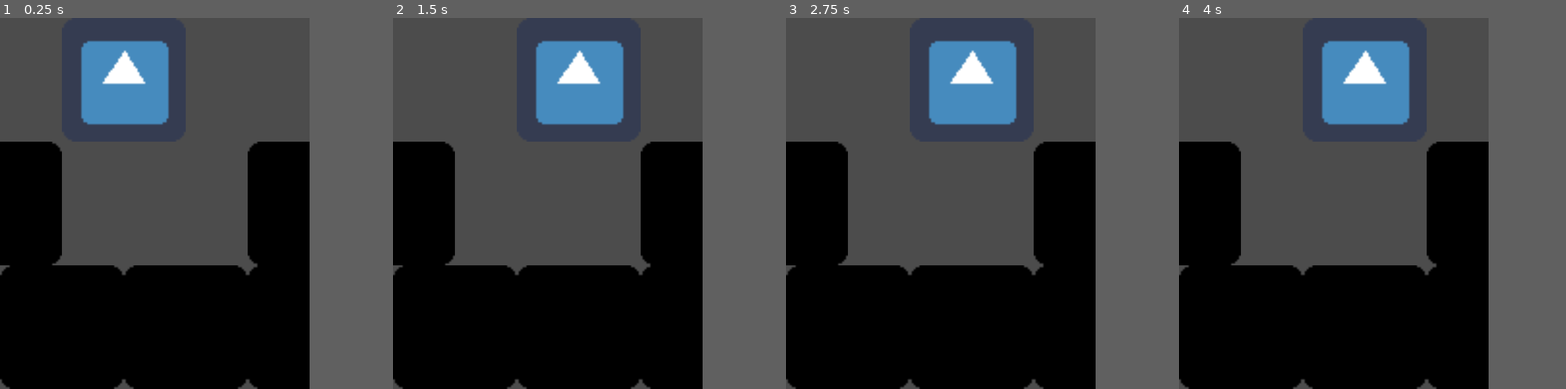
Above: before the commit, frames 1-4 (left to right).
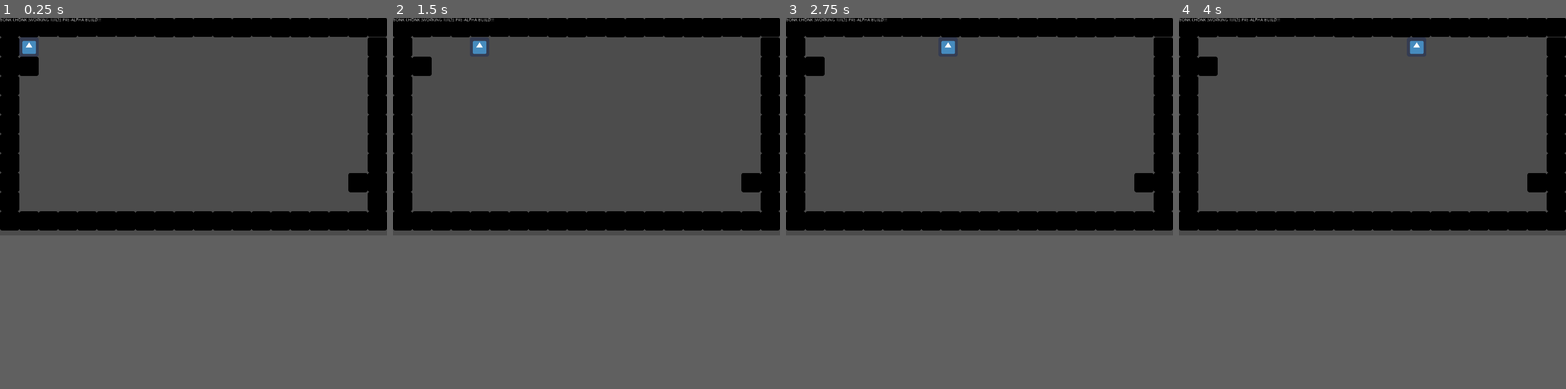
Above: after the commit, the same moments.

Repository: why-is-wy-taken/bonk-chonk
Game: Godot game, scene res://World.tscn
The game is run twice, just before and just after one commit, with the same random seed, the same clock (stepped at 60 frames per second) and the same inputs. The engine's default icon, where the game draws it, is replaced by a stand-in: a white triangle on a blue panel in a dark square.
Inputs:
- Up to frame 1 (0.25 s): no input
- Up to frame 2 (1.5 s): tap Enter at 0.5 s; hold Right (ui_right) from 0.53 s (still down); tap Up (ui_up) at 0.77 s
- Up to frame 3 (2.75 s): tap Up (ui_up) at 1.52 s; release Right (ui_right) at 2.03 s; hold Left (ui_left) from 2.03 s (still down)
- Up to frame 4 (4 s): release Left (ui_left) at 2.78 s; hold Right (ui_right) from 2.78 s (still down); tap Up (ui_up) at 3.02, 3.77 s
In our replay, the window is 640x768 before the commit and 800x450 after it. These sizes can differ from the game's own. Grey fills any space a smaller window leaves; there, only what the larger window draws over its background counts as a difference.

The runs differ from the first frame. In frame 1, 28% of the frame differs, in the area x 0-100%, y 0-100%; in frame 2, 28%; in frame 3, 28%; in frame 4, 28%.

Commit message:
Fixed stuck on walls bug

Diff:
--- a/World.tscn
+++ b/World.tscn
@@ -13,13 +13,14 @@
 [node name="World" type="Node"]
 
 [node name="Player" type="KinematicBody2D" parent="."]
-position = Vector2( 64, 32 )
+position = Vector2( 96, 96 )
 script = ExtResource( 2 )
 __meta__ = {
 "_edit_group_": true
 }
 
 [node name="CollisionShape2D" type="CollisionShape2D" parent="Player"]
+scale = Vector2( 0.98, 0.98 )
 shape = SubResource( 1 )
 
 [node name="Sprite" type="Sprite" parent="Player"]
@@ -28,78 +29,414 @@
 [node name="Walls" type="Node" parent="."]
 
 [node name="Wall01" type="StaticBody2D" parent="Walls"]
+position = Vector2( 32, 32 )
+script = ExtResource( 3 )
+__meta__ = {
+"_edit_group_": true
+}
+
+[node name="CollisionShape2D" type="CollisionShape2D" parent="Walls/Wall01"]
+shape = SubResource( 2 )
+
+[node name="Sprite" type="Sprite" parent="Walls/Wall01"]
+modulate = Color( 0, 0, 0, 1 )
+self_modulate = Color( 0, 0, 0, 1 )
+texture = ExtResource( 1 )
+
+[node name="Wall11" type="StaticBody2D" parent="Walls"]
+position = Vector2( 1184, 672 )
+__meta__ = {
+"_edit_group_": true
+}
+
+[node name="CollisionShape2D" type="CollisionShape2D" parent="Walls/Wall11"]
+shape = SubResource( 2 )
+
+[node name="Sprite" type="Sprite" parent="Walls/Wall11"]
+modulate = Color( 0, 0, 0, 1 )
+self_modulate = Color( 0, 0, 0, 1 )
+texture = ExtResource( 1 )
+
+[node name="Wall02" type="StaticBody2D" parent="Walls"]
+position = Vector2( 96, 32 )
+__meta__ = {
+"_edit_group_": true
+}
+
+[node name="CollisionShape2D" type="CollisionShape2D" parent="Walls/Wall02"]
+shape = SubResource( 2 )
+
+[node name="Sprite" type="Sprite" parent="Walls/Wall02"]
+modulate = Color( 0, 0, 0, 1 )
+self_modulate = Color( 0, 0, 0, 1 )
+texture = ExtResource( 1 )
+
+[node name="Wall03" type="StaticBody2D" parent="Walls"]
+position = Vector2( 32, 96 )
+__meta__ = {
+"_edit_group_": true
+}
+
+[node name="CollisionShape2D" type="CollisionShape2D" parent="Walls/Wall03"]
+shape = SubResource( 2 )
+
+[node name="Sprite" type="Sprite" parent="Walls/Wall03"]
+modulate = Color( 0, 0, 0, 1 )
+self_modulate = Color( 0, 0, 0, 1 )
+texture = ExtResource( 1 )
+
+[node name="Wall04" type="StaticBody2D" parent="Walls"]
+position = Vector2( 96, 160 )
+__meta__ = {
+"_edit_group_": true
+}
+
+[node name="CollisionShape2D" type="CollisionShape2D" parent="Walls/Wall04"]
+shape = SubResource( 2 )
+
+[node name="Sprite" type="Sprite" parent="Walls/Wall04"]
+modulate = Color( 0, 0, 0, 1 )
+self_modulate = Color( 0, 0, 0, 1 )
+texture = ExtResource( 1 )
+
+[node name="Wall25" type="StaticBody2D" parent="Walls"]
+position = Vector2( 480, 672 )
+__meta__ = {
+"_edit_group_": true
+}
+
+[node name="CollisionShape2D" type="CollisionShape2D" parent="Walls/Wall25"]
+shape = SubResource( 2 )
+
+[node name="Sprite" type="Sprite" parent="Walls/Wall25"]
+modulate = Color( 0, 0, 0, 1 )
+self_modulate = Color( 0, 0, 0, 1 )
+texture = ExtResource( 1 )
+
+[node name="Wall28" type="StaticBody2D" parent="Walls"]
+position = Vector2( 928, 672 )
+__meta__ = {
+"_edit_group_": true
+}
+
+[node name="CollisionShape2D" type="CollisionShape2D" parent="Walls/Wall28"]
+shape = SubResource( 2 )
+
+[node name="Sprite" type="Sprite" parent="Walls/Wall28"]
+modulate = Color( 0, 0, 0, 1 )
+self_modulate = Color( 0, 0, 0, 1 )
+texture = ExtResource( 1 )
+
+[node name="Wall35" type="StaticBody2D" parent="Walls"]
+position = Vector2( 992, 672 )
+__meta__ = {
+"_edit_group_": true
+}
+
+[node name="CollisionShape2D" type="CollisionShape2D" parent="Walls/Wall35"]
+shape = SubResource( 2 )
+
+[node name="Sprite" type="Sprite" parent="Walls/Wall35"]
+modulate = Color( 0, 0, 0, 1 )
+self_modulate = Color( 0, 0, 0, 1 )
+texture = ExtResource( 1 )
+
+[node name="Wall29" type="StaticBody2D" parent="Walls"]
+position = Vector2( 864, 672 )
+__meta__ = {
+"_edit_group_": true
+}
+
+[node name="CollisionShape2D" type="CollisionShape2D" parent="Walls/Wall29"]
+shape = SubResource( 2 )
+
+[node name="Sprite" type="Sprite" parent="Walls/Wall29"]
+modulate = Color( 0, 0, 0, 1 )
+self_modulate = Color( 0, 0, 0, 1 )
+texture = ExtResource( 1 )
+
+[node name="Wall30" type="StaticBody2D" parent="Walls"]
+position = Vector2( 800, 672 )
+__meta__ = {
+"_edit_group_": true
+}
+
+[node name="CollisionShape2D" type="CollisionShape2D" parent="Walls/Wall30"]
+shape = SubResource( 2 )
+
+[node name="Sprite" type="Sprite" parent="Walls/Wall30"]
+modulate = Color( 0, 0, 0, 1 )
+self_modulate = Color( 0, 0, 0, 1 )
+texture = ExtResource( 1 )
+
+[node name="Wall31" type="StaticBody2D" parent="Walls"]
+position = Vector2( 736, 672 )
+__meta__ = {
+"_edit_group_": true
+}
+
+[node name="CollisionShape2D" type="CollisionShape2D" parent="Walls/Wall31"]
+shape = SubResource( 2 )
+
+[node name="Sprite" type="Sprite" parent="Walls/Wall31"]
+modulate = Color( 0, 0, 0, 1 )
+self_modulate = Color( 0, 0, 0, 1 )
+texture = ExtResource( 1 )
+
+[node name="Wall32" type="StaticBody2D" parent="Walls"]
+position = Vector2( 672, 672 )
+__meta__ = {
+"_edit_group_": true
+}
+
+[node name="CollisionShape2D" type="CollisionShape2D" parent="Walls/Wall32"]
+shape = SubResource( 2 )
+
+[node name="Sprite" type="Sprite" parent="Walls/Wall32"]
+modulate = Color( 0, 0, 0, 1 )
+self_modulate = Color( 0, 0, 0, 1 )
+texture = ExtResource( 1 )
+
+[node name="Wall33" type="StaticBody2D" parent="Walls"]
+position = Vector2( 608, 672 )
+__meta__ = {
+"_edit_group_": true
+}
+
+[node name="CollisionShape2D" type="CollisionShape2D" parent="Walls/Wall33"]
+shape = SubResource( 2 )
+
+[node name="Sprite" type="Sprite" parent="Walls/Wall33"]
+modulate = Color( 0, 0, 0, 1 )
+self_modulate = Color( 0, 0, 0, 1 )
+texture = ExtResource( 1 )
+
+[node name="Wall34" type="StaticBody2D" parent="Walls"]
+position = Vector2( 544, 672 )
+__meta__ = {
+"_edit_group_": true
+}
+
+[node name="CollisionShape2D" type="CollisionShape2D" parent="Walls/Wall34"]
+shape = SubResource( 2 )
+
+[node name="Sprite" type="Sprite" parent="Walls/Wall34"]
+modulate = Color( 0, 0, 0, 1 )
+self_modulate = Color( 0, 0, 0, 1 )
+texture = ExtResource( 1 )
+
+[node name="Wall26" type="StaticBody2D" parent="Walls"]
+position = Vector2( 416, 672 )
+__meta__ = {
+"_edit_group_": true
+}
+
+[node name="CollisionShape2D" type="CollisionShape2D" parent="Walls/Wall26"]
+shape = SubResource( 2 )
+
+[node name="Sprite" type="Sprite" parent="Walls/Wall26"]
+modulate = Color( 0, 0, 0, 1 )
+self_modulate = Color( 0, 0, 0, 1 )
+texture = ExtResource( 1 )
+
+[node name="Wall27" type="StaticBody2D" parent="Walls"]
+position = Vector2( 352, 672 )
+__meta__ = {
+"_edit_group_": true
+}
+
+[node name="CollisionShape2D" type="CollisionShape2D" parent="Walls/Wall27"]
+shape = SubResource( 2 )
+
+[node name="Sprite" type="Sprite" parent="Walls/Wall27"]
+modulate = Color( 0, 0, 0, 1 )
+self_modulate = Color( 0, 0, 0, 1 )
+texture = ExtResource( 1 )
+
+[node name="Wall12" type="StaticBody2D" parent="Walls"]
+position = Vector2( 288, 672 )
+__meta__ = {
+"_edit_group_": true
+}
+
+[node name="CollisionShape2D" type="CollisionShape2D" parent="Walls/Wall12"]
+shape = SubResource( 2 )
+
+[node name="Sprite" type="Sprite" parent="Walls/Wall12"]
+modulate = Color( 0, 0, 0, 1 )
+self_modulate = Color( 0, 0, 0, 1 )
+texture = ExtResource( 1 )
+
+[node name="Wall13" type="StaticBody2D" parent="Walls"]
+position = Vector2( 224, 672 )
+__meta__ = {
+"_edit_group_": true
+}
+
+[node name="CollisionShape2D" type="CollisionShape2D" parent="Walls/Wall13"]
+shape = SubResource( 2 )
+
+[node name="Sprite" type="Sprite" parent="Walls/Wall13"]
+modulate = Color( 0, 0, 0, 1 )
+self_modulate = Color( 0, 0, 0, 1 )
+texture = ExtResource( 1 )
+
+[node name="Wall14" type="StaticBody2D" parent="Walls"]
+position = Vector2( 160, 672 )
+__meta__ = {
+"_edit_group_": true
+}
+
+[node name="CollisionShape2D" type="CollisionShape2D" parent="Walls/Wall14"]
+shape = SubResource( 2 )
+
+[node name="Sprite" type="Sprite" parent="Walls/Wall14"]
+modulate = Color( 0, 0, 0, 1 )
+self_modulate = Color( 0, 0, 0, 1 )
+texture = ExtResource( 1 )
+
+[node name="Wall15" type="StaticBody2D" parent="Walls"]
+position = Vector2( 96, 672 )
+__meta__ = {
+"_edit_group_": true
+}
+
+[node name="CollisionShape2D" type="CollisionShape2D" parent="Walls/Wall15"]
+shape = SubResource( 2 )
+
+[node name="Sprite" type="Sprite" parent="Walls/Wall15"]
+modulate = Color( 0, 0, 0, 1 )
+self_modulate = Color( 0, 0, 0, 1 )
+texture = ExtResource( 1 )
+
+[node name="Wall16" type="StaticBody2D" parent="Walls"]
+position = Vector2( 32, 672 )
+__meta__ = {
+"_edit_group_": true
+}
+
+[node name="CollisionShape2D" type="CollisionShape2D" parent="Walls/Wall16"]
+shape = SubResource( 2 )
+
+[node name="Sprite" type="Sprite" parent="Walls/Wall16"]
+modulate = Color( 0, 0, 0, 1 )
+self_modulate = Color( 0, 0, 0, 1 )
+texture = ExtResource( 1 )
+
+[node name="Wall17" type="StaticBody2D" parent="Walls"]
+position = Vector2( 32, 608 )
+__meta__ = {
+"_edit_group_": true
+}
+
+[node name="CollisionShape2D" type="CollisionShape2D" parent="Walls/Wall17"]
+shape = SubResource( 2 )
+
+[node name="Sprite" type="Sprite" parent="Walls/Wall17"]
+modulate = Color( 0, 0, 0, 1 )
+self_modulate = Color( 0, 0, 0, 1 )
+texture = ExtResource( 1 )
+
+[node name="Wall18" type="StaticBody2D" parent="Walls"]
+position = Vector2( 32, 544 )
+__meta__ = {
+"_edit_group_": true
+}
+
+[node name="CollisionShape2D" type="CollisionShape2D" parent="Walls/Wall18"]
+shape = SubResource( 2 )
+
+[node name="Sprite" type="Sprite" parent="Walls/Wall18"]
+modulate = Color( 0, 0, 0, 1 )
+self_modulate = Color( 0, 0, 0, 1 )
+texture = ExtResource( 1 )
+
+[node name="Wall19" type="StaticBody2D" parent="Walls"]
+position = Vector2( 32, 480 )
+__meta__ = {
+"_edit_group_": true
+}
+
+[node name="CollisionShape2D" type="CollisionShape2D" parent="Walls/Wall19"]
+shape = SubResource( 2 )
+
+[node name="Sprite" type="Sprite" parent="Walls/Wall19"]
+modulate = Color( 0, 0, 0, 1 )
+self_modulate = Color( 0, 0, 0, 1 )
+texture = ExtResource( 1 )
+
+[node name="Wall20" type="StaticBody2D" parent="Walls"]
+position = Vector2( 32, 416 )
+__meta__ = {
+"_edit_group_": true
+}
+
+[node name="CollisionShape2D" type="CollisionShape2D" parent="Walls/Wall20"]
+shape = SubResource( 2 )
+
+[node name="Sprite" type="Sprite" parent="Walls/Wall20"]
+modulate = Color( 0, 0, 0, 1 )
+self_modulate = Color( 0, 0, 0, 1 )
+texture = ExtResource( 1 )
+
+[node name="Wall21" type="StaticBody2D" parent="Walls"]
+position = Vector2( 32, 352 )
+__meta__ = {
+"_edit_group_": true
+}
+
+[node name="CollisionShape2D" type="CollisionShape2D" parent="Walls/Wall21"]
+shape = SubResource( 2 )
+
+[node name="Sprite" type="Sprite" parent="Walls/Wall21"]
+modulate = Color( 0, 0, 0, 1 )
+self_modulate = Color( 0, 0, 0, 1 )
+texture = ExtResource( 1 )
+
+[node name="Wall22" type="StaticBody2D" parent="Walls"]
+position = Vector2( 32, 288 )
+__meta__ = {
+"_edit_group_": true
+}
+
+[node name="CollisionShape2D" type="CollisionShape2D" parent="Walls/Wall22"]
+shape = SubResource( 2 )
+
+[node name="Sprite" type="Sprite" parent="Walls/Wall22"]
+modulate = Color( 0, 0, 0, 1 )
+self_modulate = Color( 0, 0, 0, 1 )
+texture = ExtResource( 1 )
+
+[node name="Wall23" type="StaticBody2D" parent="Walls"]
+position = Vector2( 32, 224 )
+__meta__ = {
+"_edit_group_": true
+}
+
+[node name="CollisionShape2D" type="CollisionShape2D" parent="Walls/Wall23"]
+shape = SubResource( 2 )
+
+[node name="Sprite" type="Sprite" parent="Walls/Wall23"]
+modulate = Color( 0, 0, 0, 1 )
+self_modulate = Color( 0, 0, 0, 1 )
+texture = ExtResource( 1 )
+
+[node name="Wall24" type="StaticBody2D" parent="Walls"]
 position = Vector2( 32, 160 )
-script = ExtResource( 3 )
-__meta__ = {
-"_edit_group_": true
-}
-
-[node name="CollisionShape2D" type="CollisionShape2D" parent="Walls/Wall01"]
-shape = SubResource( 2 )
-
-[node name="Sprite" type="Sprite" parent="Walls/Wall01"]
-modulate = Color( 0, 0, 0, 1 )
-self_modulate = Color( 0, 0, 0, 1 )
-texture = ExtResource( 1 )
-
-[node name="Wall11" type="StaticBody2D" parent="Walls"]
-position = Vector2( 576, 320 )
-__meta__ = {
-"_edit_group_": true
-}
-
-[node name="CollisionShape2D" type="CollisionShape2D" parent="Walls/Wall11"]
-shape = SubResource( 2 )
-
-[node name="Sprite" type="Sprite" parent="Walls/Wall11"]
-modulate = Color( 0, 0, 0, 1 )
-self_modulate = Color( 0, 0, 0, 1 )
-texture = ExtResource( 1 )
-
-[node name="Wall02" type="StaticBody2D" parent="Walls"]
-position = Vector2( 0, 96 )
-__meta__ = {
-"_edit_group_": true
-}
-
-[node name="CollisionShape2D" type="CollisionShape2D" parent="Walls/Wall02"]
-shape = SubResource( 2 )
-
-[node name="Sprite" type="Sprite" parent="Walls/Wall02"]
-modulate = Color( 0, 0, 0, 1 )
-self_modulate = Color( 0, 0, 0, 1 )
-texture = ExtResource( 1 )
-
-[node name="Wall03" type="StaticBody2D" parent="Walls"]
-position = Vector2( 96, 160 )
-__meta__ = {
-"_edit_group_": true
-}
-
-[node name="CollisionShape2D" type="CollisionShape2D" parent="Walls/Wall03"]
-shape = SubResource( 2 )
-
-[node name="Sprite" type="Sprite" parent="Walls/Wall03"]
-modulate = Color( 0, 0, 0, 1 )
-self_modulate = Color( 0, 0, 0, 1 )
-texture = ExtResource( 1 )
-
-[node name="Wall04" type="StaticBody2D" parent="Walls"]
-position = Vector2( 160, 160 )
-__meta__ = {
-"_edit_group_": true
-}
-
-[node name="CollisionShape2D" type="CollisionShape2D" parent="Walls/Wall04"]
-shape = SubResource( 2 )
-
-[node name="Sprite" type="Sprite" parent="Walls/Wall04"]
+__meta__ = {
+"_edit_group_": true
+}
+
+[node name="CollisionShape2D" type="CollisionShape2D" parent="Walls/Wall24"]
+shape = SubResource( 2 )
+
+[node name="Sprite" type="Sprite" parent="Walls/Wall24"]
 modulate = Color( 0, 0, 0, 1 )
 self_modulate = Color( 0, 0, 0, 1 )
 texture = ExtResource( 1 )
 
 [node name="Wall05" type="StaticBody2D" parent="Walls"]
-position = Vector2( 160, 96 )
+position = Vector2( 1184, 545 )
 __meta__ = {
 "_edit_group_": true
 }
@@ -113,7 +450,7 @@
 texture = ExtResource( 1 )
 
 [node name="Wall06" type="StaticBody2D" parent="Walls"]
-position = Vector2( 320, 384 )
+position = Vector2( 1248, 608 )
 __meta__ = {
 "_edit_group_": true
 }
@@ -127,7 +464,7 @@
 texture = ExtResource( 1 )
 
 [node name="Wall07" type="StaticBody2D" parent="Walls"]
-position = Vector2( 384, 384 )
+position = Vector2( 1056, 672 )
 __meta__ = {
 "_edit_group_": true
 }
@@ -141,7 +478,7 @@
 texture = ExtResource( 1 )
 
 [node name="Wall08" type="StaticBody2D" parent="Walls"]
-position = Vector2( 448, 384 )
+position = Vector2( 1120, 672 )
 __meta__ = {
 "_edit_group_": true
 }
@@ -155,7 +492,7 @@
 texture = ExtResource( 1 )
 
 [node name="Wall09" type="StaticBody2D" parent="Walls"]
-position = Vector2( 512, 384 )
+position = Vector2( 1248, 672 )
 __meta__ = {
 "_edit_group_": true
 }
@@ -169,7 +506,7 @@
 texture = ExtResource( 1 )
 
 [node name="Wall10" type="StaticBody2D" parent="Walls"]
-position = Vector2( 576, 384 )
+position = Vector2( 1248, 544 )
 __meta__ = {
 "_edit_group_": true
 }
@@ -181,3 +518,362 @@
 modulate = Color( 0, 0, 0, 1 )
 self_modulate = Color( 0, 0, 0, 1 )
 texture = ExtResource( 1 )
+
+[node name="Wall36" type="StaticBody2D" parent="Walls"]
+position = Vector2( 1248, 224 )
+__meta__ = {
+"_edit_group_": true
+}
+
+[node name="CollisionShape2D" type="CollisionShape2D" parent="Walls/Wall36"]
+shape = SubResource( 2 )
+
+[node name="Sprite" type="Sprite" parent="Walls/Wall36"]
+modulate = Color( 0, 0, 0, 1 )
+self_modulate = Color( 0, 0, 0, 1 )
+texture = ExtResource( 1 )
+
+[node name="Wall41" type="StaticBody2D" parent="Walls"]
+position = Vector2( 1248, 31 )
+__meta__ = {
+"_edit_group_": true
+}
+
+[node name="CollisionShape2D" type="CollisionShape2D" parent="Walls/Wall41"]
+shape = SubResource( 2 )
+
+[node name="Sprite" type="Sprite" parent="Walls/Wall41"]
+modulate = Color( 0, 0, 0, 1 )
+self_modulate = Color( 0, 0, 0, 1 )
+texture = ExtResource( 1 )
+
+[node name="Wall44" type="StaticBody2D" parent="Walls"]
+position = Vector2( 672, 31 )
+__meta__ = {
+"_edit_group_": true
+}
+
+[node name="CollisionShape2D" type="CollisionShape2D" parent="Walls/Wall44"]
+shape = SubResource( 2 )
+
+[node name="Sprite" type="Sprite" parent="Walls/Wall44"]
+modulate = Color( 0, 0, 0, 1 )
+self_modulate = Color( 0, 0, 0, 1 )
+texture = ExtResource( 1 )
+
+[node name="Wall53" type="StaticBody2D" parent="Walls"]
+position = Vector2( 160, 31 )
+__meta__ = {
+"_edit_group_": true
+}
+
+[node name="CollisionShape2D" type="CollisionShape2D" parent="Walls/Wall53"]
+shape = SubResource( 2 )
+
+[node name="Sprite" type="Sprite" parent="Walls/Wall53"]
+modulate = Color( 0, 0, 0, 1 )
+self_modulate = Color( 0, 0, 0, 1 )
+texture = ExtResource( 1 )
+
+[node name="Wall54" type="StaticBody2D" parent="Walls"]
+position = Vector2( 224, 32 )
+__meta__ = {
+"_edit_group_": true
+}
+
+[node name="CollisionShape2D" type="CollisionShape2D" parent="Walls/Wall54"]
+shape = SubResource( 2 )
+
+[node name="Sprite" type="Sprite" parent="Walls/Wall54"]
+modulate = Color( 0, 0, 0, 1 )
+self_modulate = Color( 0, 0, 0, 1 )
+texture = ExtResource( 1 )
+
+[node name="Wall55" type="StaticBody2D" parent="Walls"]
+position = Vector2( 288, 31 )
+__meta__ = {
+"_edit_group_": true
+}
+
+[node name="CollisionShape2D" type="CollisionShape2D" parent="Walls/Wall55"]
+shape = SubResource( 2 )
+
+[node name="Sprite" type="Sprite" parent="Walls/Wall55"]
+modulate = Color( 0, 0, 0, 1 )
+self_modulate = Color( 0, 0, 0, 1 )
+texture = ExtResource( 1 )
+
+[node name="Wall56" type="StaticBody2D" parent="Walls"]
+position = Vector2( 352, 31 )
+__meta__ = {
+"_edit_group_": true
+}
+
+[node name="CollisionShape2D" type="CollisionShape2D" parent="Walls/Wall56"]
+shape = SubResource( 2 )
+
+[node name="Sprite" type="Sprite" parent="Walls/Wall56"]
+modulate = Color( 0, 0, 0, 1 )
+self_modulate = Color( 0, 0, 0, 1 )
+texture = ExtResource( 1 )
+
+[node name="Wall57" type="StaticBody2D" parent="Walls"]
+position = Vector2( 416, 31 )
+__meta__ = {
+"_edit_group_": true
+}
+
+[node name="CollisionShape2D" type="CollisionShape2D" parent="Walls/Wall57"]
+shape = SubResource( 2 )
+
+[node name="Sprite" type="Sprite" parent="Walls/Wall57"]
+modulate = Color( 0, 0, 0, 1 )
+self_modulate = Color( 0, 0, 0, 1 )
+texture = ExtResource( 1 )
+
+[node name="Wall58" type="StaticBody2D" parent="Walls"]
+position = Vector2( 480, 31 )
+__meta__ = {
+"_edit_group_": true
+}
+
+[node name="CollisionShape2D" type="CollisionShape2D" parent="Walls/Wall58"]
+shape = SubResource( 2 )
+
+[node name="Sprite" type="Sprite" parent="Walls/Wall58"]
+modulate = Color( 0, 0, 0, 1 )
+self_modulate = Color( 0, 0, 0, 1 )
+texture = ExtResource( 1 )
+
+[node name="Wall59" type="StaticBody2D" parent="Walls"]
+position = Vector2( 544, 32 )
+__meta__ = {
+"_edit_group_": true
+}
+
+[node name="CollisionShape2D" type="CollisionShape2D" parent="Walls/Wall59"]
+shape = SubResource( 2 )
+
+[node name="Sprite" type="Sprite" parent="Walls/Wall59"]
+modulate = Color( 0, 0, 0, 1 )
+self_modulate = Color( 0, 0, 0, 1 )
+texture = ExtResource( 1 )
+
+[node name="Wall60" type="StaticBody2D" parent="Walls"]
+position = Vector2( 608, 32 )
+__meta__ = {
+"_edit_group_": true
+}
+
+[node name="CollisionShape2D" type="CollisionShape2D" parent="Walls/Wall60"]
+shape = SubResource( 2 )
+
+[node name="Sprite" type="Sprite" parent="Walls/Wall60"]
+modulate = Color( 0, 0, 0, 1 )
+self_modulate = Color( 0, 0, 0, 1 )
+texture = ExtResource( 1 )
+
+[node name="Wall45" type="StaticBody2D" parent="Walls"]
+position = Vector2( 736, 32 )
+__meta__ = {
+"_edit_group_": true
+}
+
+[node name="CollisionShape2D" type="CollisionShape2D" parent="Walls/Wall45"]
+shape = SubResource( 2 )
+
+[node name="Sprite" type="Sprite" parent="Walls/Wall45"]
+modulate = Color( 0, 0, 0, 1 )
+self_modulate = Color( 0, 0, 0, 1 )
+texture = ExtResource( 1 )
+
+[node name="Wall46" type="StaticBody2D" parent="Walls"]
+position = Vector2( 800, 32 )
+__meta__ = {
+"_edit_group_": true
+}
+
+[node name="CollisionShape2D" type="CollisionShape2D" parent="Walls/Wall46"]
+shape = SubResource( 2 )
+
+[node name="Sprite" type="Sprite" parent="Walls/Wall46"]
+modulate = Color( 0, 0, 0, 1 )
+self_modulate = Color( 0, 0, 0, 1 )
+texture = ExtResource( 1 )
+
+[node name="Wall47" type="StaticBody2D" parent="Walls"]
+position = Vector2( 864, 31 )
+__meta__ = {
+"_edit_group_": true
+}
+
+[node name="CollisionShape2D" type="CollisionShape2D" parent="Walls/Wall47"]
+shape = SubResource( 2 )
+
+[node name="Sprite" type="Sprite" parent="Walls/Wall47"]
+modulate = Color( 0, 0, 0, 1 )
+self_modulate = Color( 0, 0, 0, 1 )
+texture = ExtResource( 1 )
+
+[node name="Wall48" type="StaticBody2D" parent="Walls"]
+position = Vector2( 928, 32 )
+__meta__ = {
+"_edit_group_": true
+}
+
+[node name="CollisionShape2D" type="CollisionShape2D" parent="Walls/Wall48"]
+shape = SubResource( 2 )
+
+[node name="Sprite" type="Sprite" parent="Walls/Wall48"]
+modulate = Color( 0, 0, 0, 1 )
+self_modulate = Color( 0, 0, 0, 1 )
+texture = ExtResource( 1 )
+
+[node name="Wall49" type="StaticBody2D" parent="Walls"]
+position = Vector2( 992, 32 )
+__meta__ = {
+"_edit_group_": true
+}
+
+[node name="CollisionShape2D" type="CollisionShape2D" parent="Walls/Wall49"]
+shape = SubResource( 2 )
+
+[node name="Sprite" type="Sprite" parent="Walls/Wall49"]
+modulate = Color( 0, 0, 0, 1 )
+self_modulate = Color( 0, 0, 0, 1 )
+texture = ExtResource( 1 )
+
+[node name="Wall50" type="StaticBody2D" parent="Walls"]
+position = Vector2( 1056, 32 )
+__meta__ = {
+"_edit_group_": true
+}
+
+[node name="CollisionShape2D" type="CollisionShape2D" parent="Walls/Wall50"]
+shape = SubResource( 2 )
+
+[node name="Sprite" type="Sprite" parent="Walls/Wall50"]
+modulate = Color( 0, 0, 0, 1 )
+self_modulate = Color( 0, 0, 0, 1 )
+texture = ExtResource( 1 )
+
+[node name="Wall51" type="StaticBody2D" parent="Walls"]
+position = Vector2( 1120, 31 )
+__meta__ = {
+"_edit_group_": true
+}
+
+[node name="CollisionShape2D" type="CollisionShape2D" parent="Walls/Wall51"]
+shape = SubResource( 2 )
+
+[node name="Sprite" type="Sprite" parent="Walls/Wall51"]
+modulate = Color( 0, 0, 0, 1 )
+self_modulate = Color( 0, 0, 0, 1 )
+texture = ExtResource( 1 )
+
+[node name="Wall52" type="StaticBody2D" parent="Walls"]
+position = Vector2( 1184, 32 )
+__meta__ = {
+"_edit_group_": true
+}
+
+[node name="CollisionShape2D" type="CollisionShape2D" parent="Walls/Wall52"]
+shape = SubResource( 2 )
+
+[node name="Sprite" type="Sprite" parent="Walls/Wall52"]
+modulate = Color( 0, 0, 0, 1 )
+self_modulate = Color( 0, 0, 0, 1 )
+texture = ExtResource( 1 )
+
+[node name="Wall42" type="StaticBody2D" parent="Walls"]
+position = Vector2( 1248, 96 )
+__meta__ = {
+"_edit_group_": true
+}
+
+[node name="CollisionShape2D" type="CollisionShape2D" parent="Walls/Wall42"]
+shape = SubResource( 2 )
+
+[node name="Sprite" type="Sprite" parent="Walls/Wall42"]
+modulate = Color( 0, 0, 0, 1 )
+self_modulate = Color( 0, 0, 0, 1 )
+texture = ExtResource( 1 )
+
+[node name="Wall43" type="StaticBody2D" parent="Walls"]
+position = Vector2( 1248, 160 )
+__meta__ = {
+"_edit_group_": true
+}
+
+[node name="CollisionShape2D" type="CollisionShape2D" parent="Walls/Wall43"]
+shape = SubResource( 2 )
+
+[node name="Sprite" type="Sprite" parent="Walls/Wall43"]
+modulate = Color( 0, 0, 0, 1 )
+self_modulate = Color( 0, 0, 0, 1 )
+texture = ExtResource( 1 )
+
+[node name="Wall37" type="StaticBody2D" parent="Walls"]
+position = Vector2( 1248, 288 )
+__meta__ = {
+"_edit_group_": true
+}
+
+[node name="CollisionShape2D" type="CollisionShape2D" parent="Walls/Wall37"]
+shape = SubResource( 2 )
+
+[node name="Sprite" type="Sprite" parent="Walls/Wall37"]
+modulate = Color( 0, 0, 0, 1 )
+self_modulate = Color( 0, 0, 0, 1 )
+texture = ExtResource( 1 )
+
+[node name="Wall38" type="StaticBody2D" parent="Walls"]
+position = Vector2( 1248, 352 )
+__meta__ = {
+"_edit_group_": true
+}
+
+[node name="CollisionShape2D" type="CollisionShape2D" parent="Walls/Wall38"]
+shape = SubResource( 2 )
+
+[node name="Sprite" type="Sprite" parent="Walls/Wall38"]
+modulate = Color( 0, 0, 0, 1 )
+self_modulate = Color( 0, 0, 0, 1 )
+texture = ExtResource( 1 )
+
+[node name="Wall39" type="StaticBody2D" parent="Walls"]
+position = Vector2( 1248, 416 )
+__meta__ = {
+"_edit_group_": true
+}
+
+[node name="CollisionShape2D" type="CollisionShape2D" parent="Walls/Wall39"]
+shape = SubResource( 2 )
+
+[node name="Sprite" type="Sprite" parent="Walls/Wall39"]
+modulate = Color( 0, 0, 0, 1 )
+self_modulate = Color( 0, 0, 0, 1 )
+texture = ExtResource( 1 )
+
+[node name="Wall40" type="StaticBody2D" parent="Walls"]
+position = Vector2( 1248, 480 )
+__meta__ = {
+"_edit_group_": true
+}
+
+[node name="CollisionShape2D" type="CollisionShape2D" parent="Walls/Wall40"]
+shape = SubResource( 2 )
+
+[node name="Sprite" type="Sprite" parent="Walls/Wall40"]
+modulate = Color( 0, 0, 0, 1 )
+self_modulate = Color( 0, 0, 0, 1 )
+texture = ExtResource( 1 )
+
+[node name="Disclaimer" type="Label" parent="."]
+margin_right = 303.0
+margin_bottom = 14.0
+text = "Bonk Chonk (Working Title) PRE-ALPHA BUILD!!!"
+uppercase = true
+__meta__ = {
+"_edit_use_anchors_": false
+}
--- a/project.godot
+++ b/project.godot
@@ -21,10 +21,8 @@
 
 [display]
 
-window/size/width=160
-window/size/height=192
-window/size/test_width=480
-window/size/test_height=576
+window/size/width=1280
+window/size/height=720
 window/stretch/mode="2d"
 window/stretch/aspect="keep"
 
